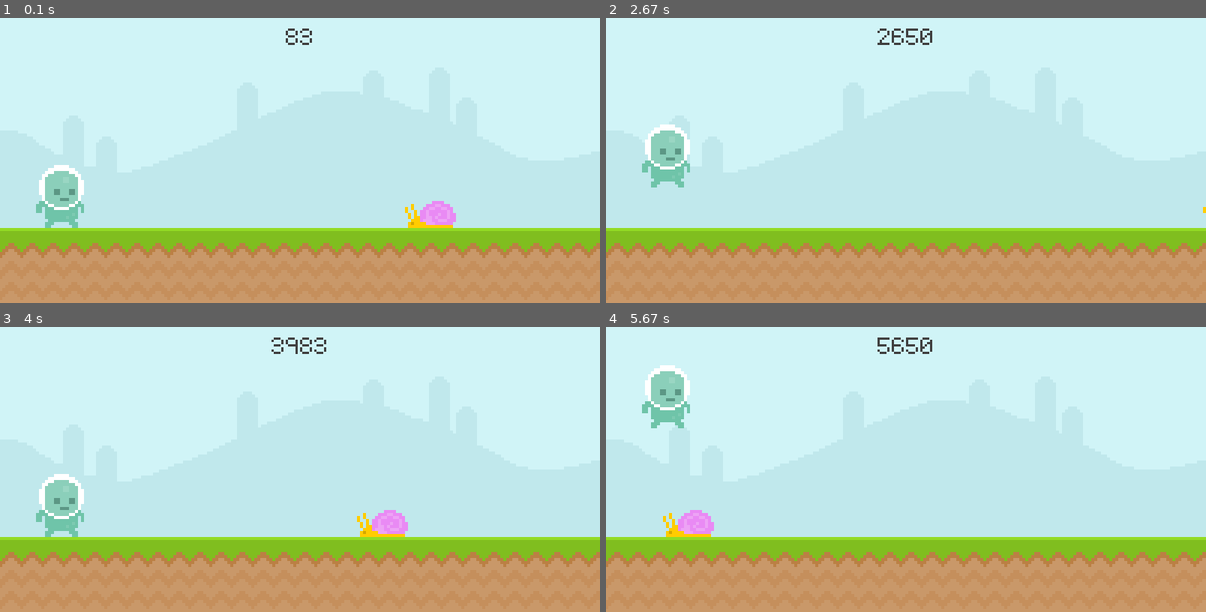
Above: before the commit, frames 1-4 (two rows, left to right).
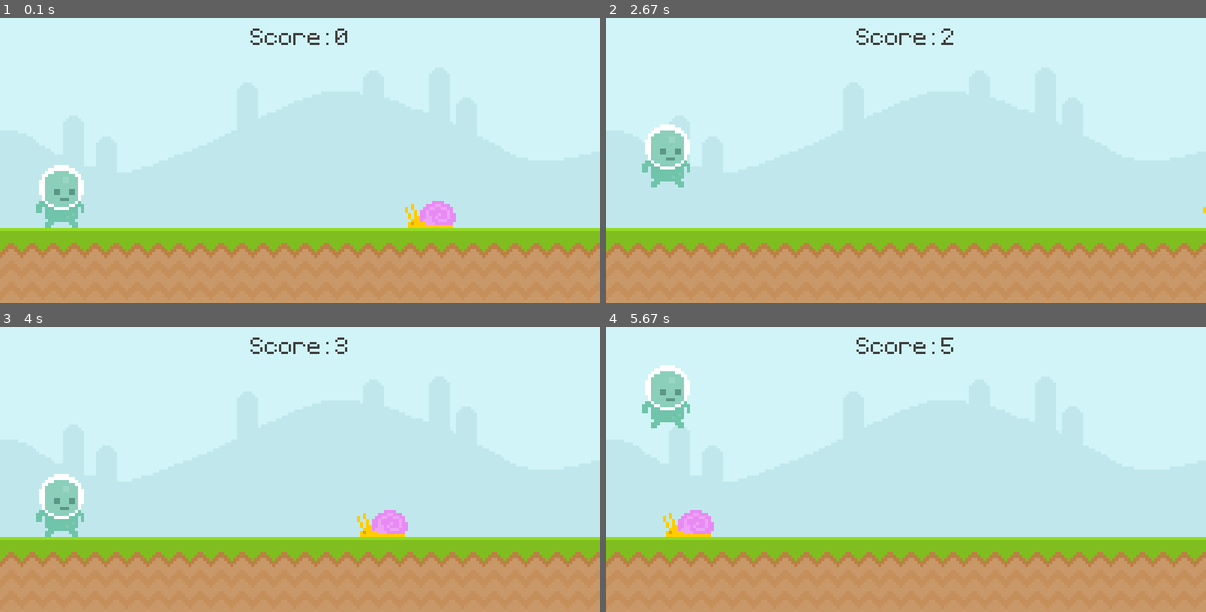
Above: after the commit, the same moments.

Repository: WebDevJasonCameron/pygame_study
Game: pygame game, started from pygame_intro/runner_game.py
Same seed, same stepped clock (60 frames per second), same inputs: the game is played once before the commit and once after it.
Inputs (mouse positions are in pixels of both pictures, inside the frame that each line leads up to):
- Up to frame 1 (0.1 s): no input
- Up to frame 2 (2.67 s): tap Space at 0.33, 0.73, 1.03, 1.57, 1.87 s; click (666, 197) at 2.62 s
- Up to frame 3 (4 s): tap Space at 3.3, 3.6 s
- Up to frame 4 (5.67 s): tap Space at 4.13, 4.43, 4.8, 5.2, 5.5 s

The runs differ from the first frame. In frame 1, 0.3% of the frame differs, in the area x 41-58%, y 3-10%; in frame 2, 0.4%; in frame 3, 0.3%; in frame 4, 0.4%.

Commit message:
comp score

Diff:
--- a/pygame_intro/runner_game.py
+++ b/pygame_intro/runner_game.py
@@ -5,8 +5,8 @@
 
 
 def display_score():
-    current_time = pygame.time.get_ticks()
-    score_surf = text_font.render(f'{current_time}', False, text_color)
+    current_time = int(pygame.time.get_ticks() / 1000) - start_time
+    score_surf = text_font.render(f'Score: {current_time}', False, text_color)
     score_rect = score_surf.get_rect(center=(400, 50))
     screen.blit(score_surf, score_rect)
 
@@ -20,6 +20,7 @@
 clock = pygame.time.Clock()
 box_color = '#c0e8ec'
 game_active = True
+start_time = 0
 
 # TXT
 text_font = pygame.font.Font('font/Pixeltype.ttf', 50)
@@ -67,6 +68,7 @@
             if event.type == pygame.KEYDOWN and event.key == pygame.K_SPACE:
                 game_active = True
                 snail_rect.left = 800
+                start_time = int(pygame.time.get_ticks() / 1000)
 
     if game_active:
         # bg
